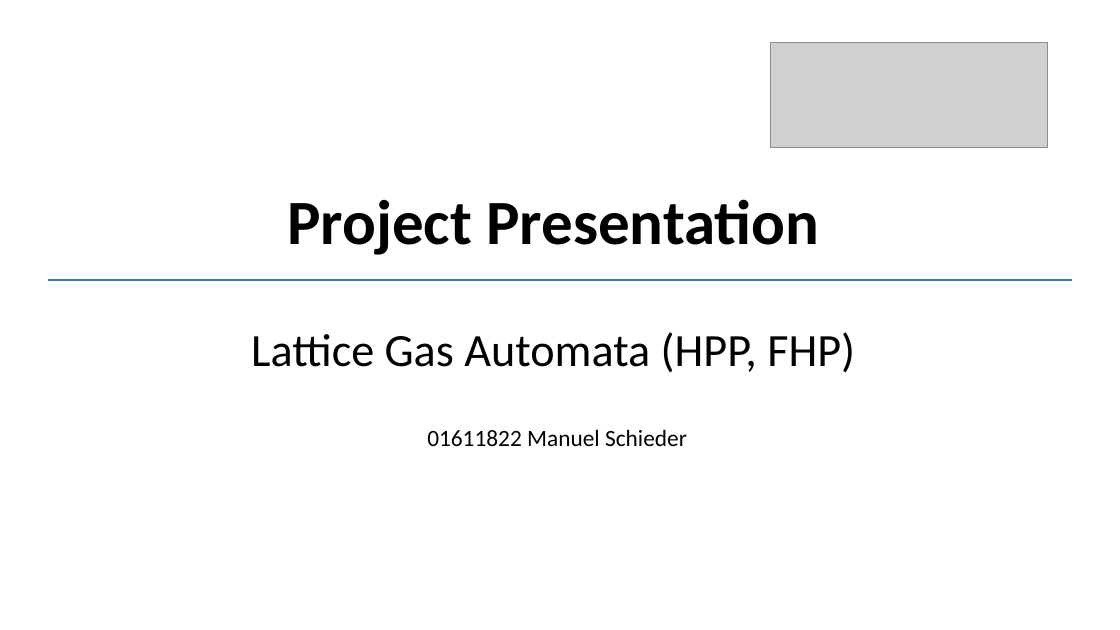
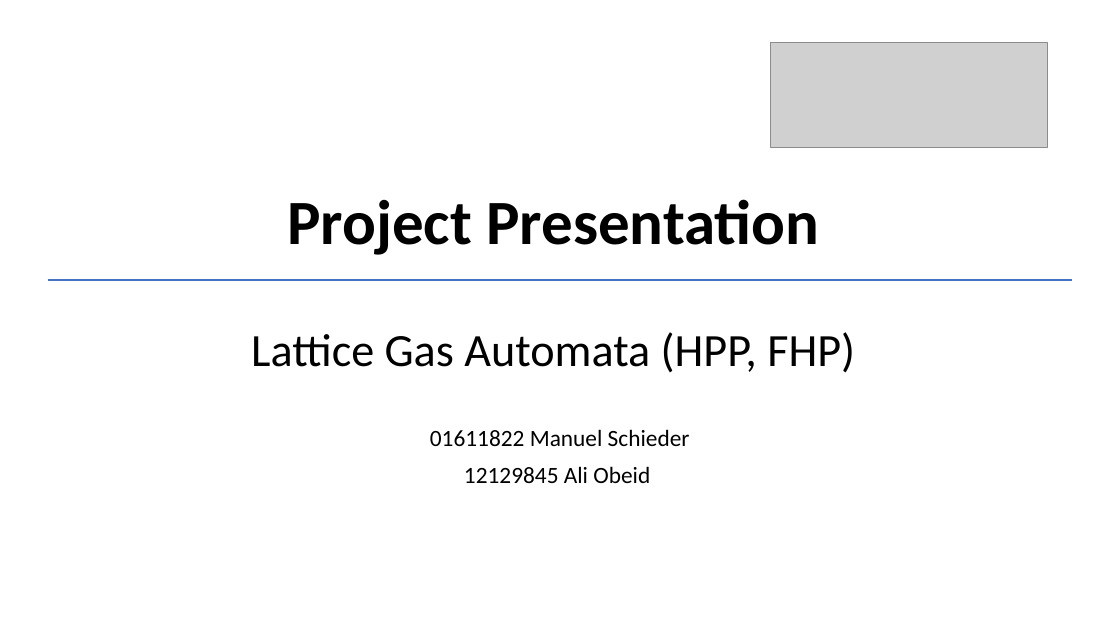
Before and after one commit to Clemens7/ModelingAndSimulation, a slide deck: slide 1 of final presentation.pptx. Drawn at 1120x630 pixels with LibreOffice and Linux fonts; fonts in the diff are those of the drawing; grey boxes stand for pictures. Boxes give left, top, right and bottom in pixels: in the first picture for what was removed or moved away, otherwise in the second. Text is boxed around its words. In the diff, an @@ line names an element or a change of style, - is before the commit and + after.

```diff
--- a/final presentation.pptx
+++ b/final presentation.pptx
@@ subtitle at bbox=[464, 466, 650, 483]: paragraph added @@
+12129845 Ali Obeid
```
Also in this commit, not shown: 1 slide added, 1 other file.
